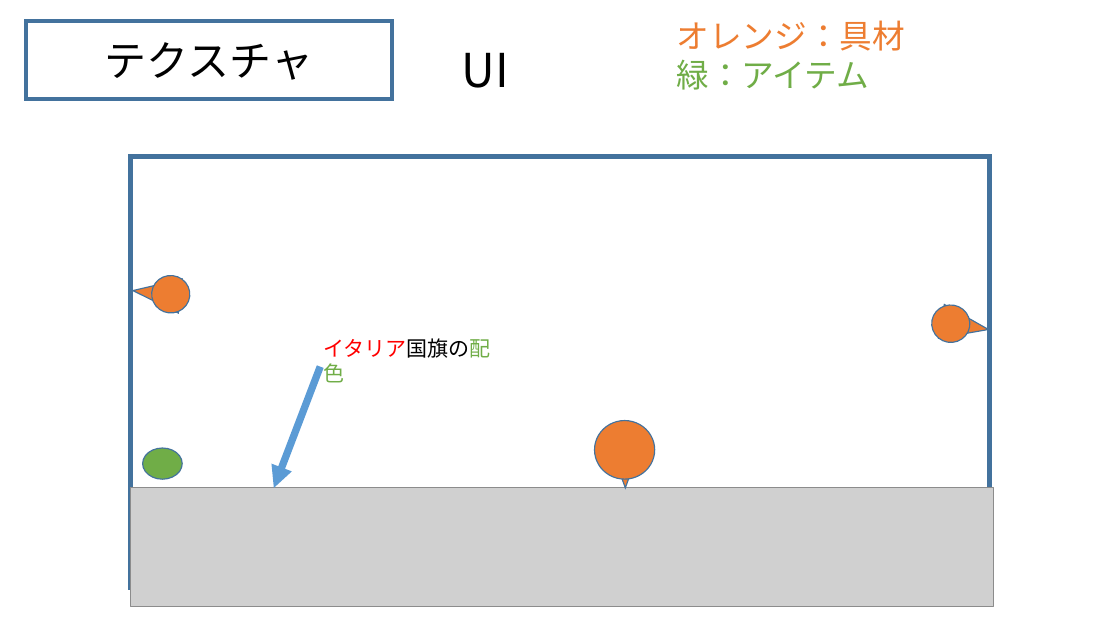
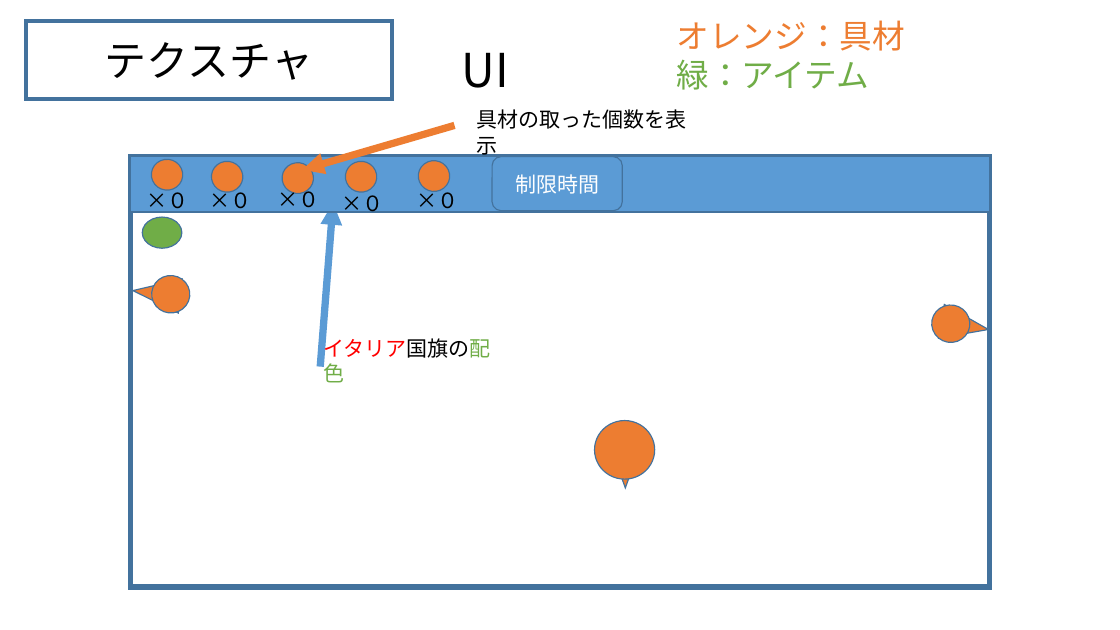
Before and after one commit to HatoriTaichi/mini_game, a slide deck: slide 20 of 仕様書/仕様書.pptx (slide 21 before the commit). Drawn at 1120x630 pixels with LibreOffice and Linux fonts; fonts in the diff are those of the drawing; grey boxes stand for pictures. Boxes give left, top, right and bottom in pixels: in the first picture for what was removed or moved away, otherwise in the second. Text is boxed around its words. In the diff, an @@ line names an element or a change of style, - is before the commit and + after.

```diff
--- a/仕様書/仕様書.pptx
+++ b/仕様書/仕様書.pptx
@@ text added at (x1=477, y1=109, x2=687, y2=129), 18 pt, text #000000 @@
+具材の取った個数を表示
@@ arrow added from (455, 125) to (302, 170), #ED7D31 6.25 pt @@
@@ rectangle added at (x1=131, y1=156, x2=990, y2=212), fill #5B9BD5, outline #43739E 1 pt @@
@@ ellipse added at (x1=150, y1=157, x2=184, y2=192), fill #ED7D31, outline #43739E 1 pt @@
@@ ellipse added at (x1=210, y1=160, x2=245, y2=194), fill #ED7D31, outline #43739E 1 pt @@
@@ ellipse added at (x1=281, y1=160, x2=315, y2=195), fill #ED7D31, outline #43739E 1 pt @@
@@ ellipse added at (x1=344, y1=160, x2=379, y2=194), fill #ED7D31, outline #43739E 1 pt @@
@@ ellipse added at (x1=417, y1=159, x2=451, y2=193), fill #ED7D31, outline #43739E 1 pt @@
@@ rounded rectangle added at (x1=492, y1=156, x2=623, y2=210), fill #5B9BD5, outline #43739E 1 pt, 18 pt, text #FFFFFF @@
+制限時間
@@ text added at (x1=147, y1=187, x2=189, y2=213), 18 pt, text #000000 @@
+×０
@@ text added at (x1=209, y1=187, x2=251, y2=213), 18 pt, text #000000 @@
+×０
@@ text added at (x1=278, y1=186, x2=320, y2=212), 18 pt, text #000000 @@
+×０
@@ arrow moved from (320, 366) - (274, 488) to (320, 366) - (334, 203) @@
@@ text added at (x1=341, y1=190, x2=383, y2=216), 18 pt, text #000000 @@
+×０
@@ text added at (x1=416, y1=187, x2=458, y2=213), 18 pt, text #000000 @@
+×０
@@ ellipse moved from (x1=143, y1=448, x2=182, y2=479) to (x1=142, y1=217, x2=181, y2=248) @@
@@ picture removed at (x1=131, y1=488, x2=994, y2=607) @@
```
Also in this commit, not shown: 7 other slides changed, 6 slides added, 1 slide removed, 1 other file.
